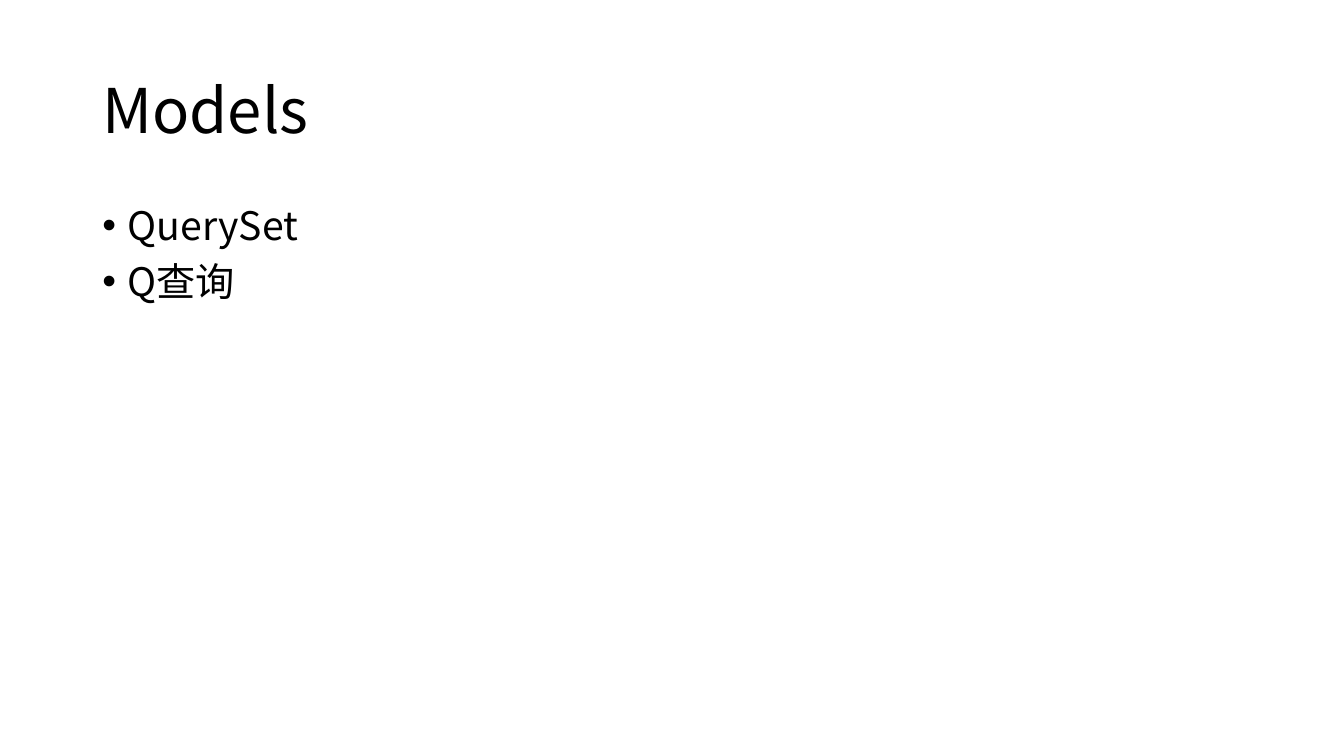
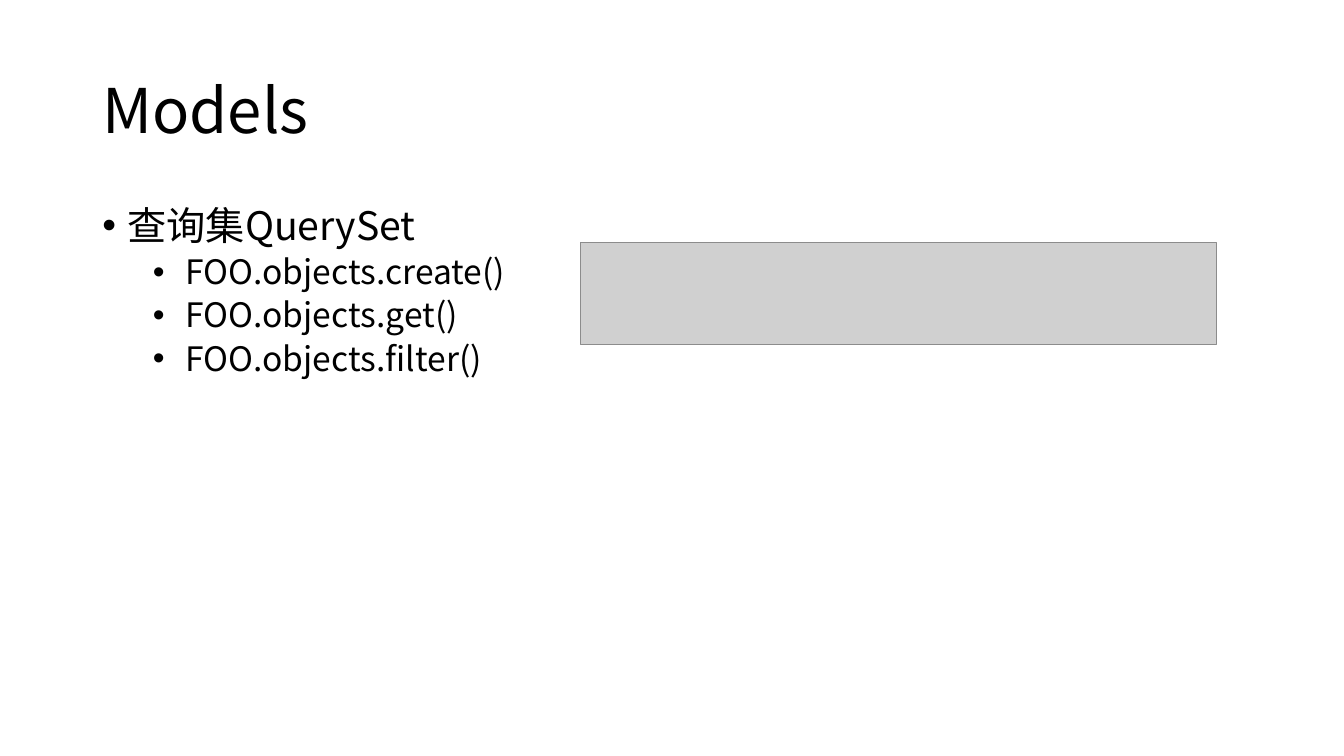
Before and after one commit to renqHIT/DemoQ, a slide deck: slide 10 of Django.pptx. Drawn at 1344x756 pixels with LibreOffice and Linux fonts; fonts in the diff are those of the drawing; grey boxes stand for pictures. Boxes give left, top, right and bottom in pixels: in the first picture for what was removed or moved away, otherwise in the second. Text is boxed around its words. In the diff, an @@ line names an element or a change of style, - is before the commit and + after.

```diff
--- a/Django.pptx
+++ b/Django.pptx
@@ text at (128,207,506,379): text changed; size 28 to 24 pt @@
-• QuerySet
-• Q查询
+• 查询集QuerySet
+  • FOO.objects.create()
+  • FOO.objects.get()
+  • FOO.objects.filter()
@@ picture added at (580,243,1216,345) @@
```
Also in this commit, not shown: 8 other slides changed, 1 slide added, 1 slide removed, 4 other files.
